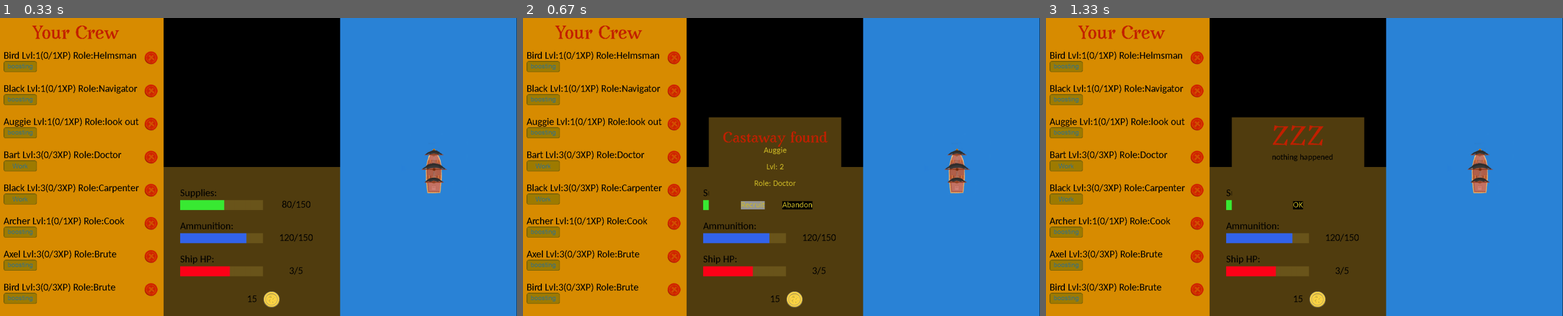
Above: before the commit, frames 1-3 (left to right).
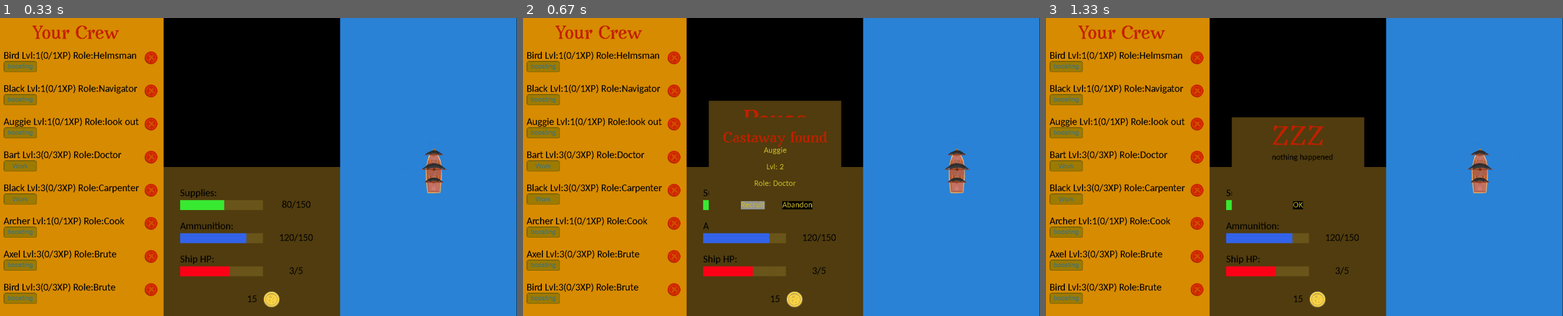
Above: after the commit, the same moments.

Repository: coffeemakingtoaster/Pyrates-pygame30
Game: pygame game, started from src/game_ui.py
Same seed, same stepped clock (60 frames per second), same inputs: the game is played once before the commit and once after it.
Inputs (mouse positions are in pixels of both pictures, inside the frame that each line leads up to):
- Up to frame 1 (0.33 s): no input
- Up to frame 2 (0.67 s): hold Esc from 0.33 s (still down); hold A from 0.33 s (still down)
- Up to frame 3 (1.33 s): release Esc at 0.87 s; release A at 0.87 s; click (1320, 205) at 0.95 s; hold 0 from 1.23 s (still down); hold A from 1.23 s (still down)

Frame 1 is identical in both runs. In frame 2, 1.6% of the frame differs, in the area x 35-62%, y 27-71%; in frame 3, nothing differs.

Commit message:
added pause menu and save function

Diff:
--- a/src/game_logic.py
+++ b/src/game_logic.py
@@ -13,7 +13,12 @@
         self.screen = screen
         self.speed_boost = 0
 
-
+    def write_savegame(self):
+        savepath = os.path.join(self.path,"savegame")
+        self.write_crew()
+        f = open(os.path.join(savepath,"savegame.json"),"w")
+        f.write(json.dumps({"gold":self.gold,"supplies":self.supplies,"ammunition":self.ammunition,"game_tick":self.current_tick,"ship_HP":self.ship_HP}))
+        f.close()
 
     def read_balance(self):
         f = open(os.path.join(self.path,"balancing.json"))
--- a/src/game_ui.py
+++ b/src/game_ui.py
@@ -112,9 +112,6 @@
                     island = {"island_id": random.randint(0,100), "island_values": {"x": 2375, "y": 437, "size": 0, "type": 4, "visited": False}}
                 if event.key == pygame.K_b:
                     island = {"island_id": random.randint(0, 100),"island_values": {"x": 2375, "y": 437, "size": 0, "type": 2, "visited": False}}
-                if event.key == pygame.K_ESCAPE and UI_is_blocked:
-                    popup.delete_popup(frame, current_game)
-                    UI_is_blocked = False
                 if event.key == pygame.K_0:
                     if is_night is True:
                         is_night = False
@@ -135,6 +132,12 @@
                     popup = current_game.island_event(type=4, size=2)
                     if popup:
                         UI_is_blocked = True
+            if event.type == pygame.KEYDOWN:
+                if event.key == pygame.K_ESCAPE:
+                    popup = ui_helper.popup_window(type=5)
+                    frame.blit(popup.get_surf(), popup.get_surf().get_rect(center=(800, 450)))
+                    popup.set_offset(800, 450)
+                    UI_is_blocked = True
 
             # Quit
             if event.type == pygame.QUIT:
--- a/src/map.py
+++ b/src/map.py
@@ -43,5 +43,13 @@
                                     size_dic.get(island.get("size")), size_dic.get(island.get("size")))
         if island_hitbox.colliderect(1340,440,20,20):
             #print("Collision")
+            island["visited"] = True
+            write_map(map)
             return {"island_id":i,"island_values":island}
     i+=1
+
+
+def write_map(map):
+    f = open(os.path.join(os.getcwd(),"data","savegame","map.json"),"w")
+    f.write(json.dumps(map))
+    f.close()
--- a/src/ui_helper.py
+++ b/src/ui_helper.py
@@ -1,6 +1,7 @@
 import pygame
 import os
 import json
+import sys
 
 #returns surface with bars for all resources and a gold icon
 def draw_resources(current_savegame):
@@ -82,6 +83,32 @@
             self.init_recruit_screen(event_values,crew)
         elif type==4:
             self.init_yes_no_screen()
+        elif type==5:
+            self.init_pause_screen()
+
+
+    def init_pause_screen(self):
+        self.window_size = (400,400)
+        self.state = True
+        surf = pygame.Surface(self.window_size)
+        surf.fill(self.popup_background)
+        caption_render = self.Caption.render("Pause", False, self.caption_color)
+        caption_rec = caption_render.get_rect(center=(self.window_size[0] / 2, 65))
+        resume_button = self.message_text.render("Resume",False,(0,0,0))
+        save_button = self.message_text.render("Save game",False,(0,0,0))
+        quit_button = self.message_text.render("Save and Quit",False,(0,0,0))
+        resume_button_rect = resume_button.get_rect(center=(self.window_size[0]/2,125))
+        save_button_rect = save_button.get_rect(center=(self.window_size[0]/2,225))
+        quit_button_rect = quit_button.get_rect(center=(self.window_size[0]/2,325))
+        pygame.draw.rect(surf, self.caption_color, resume_button_rect)
+        pygame.draw.rect(surf, self.caption_color, save_button_rect)
+        pygame.draw.rect(surf, self.caption_color, quit_button_rect)
+        surf.blit(caption_render,caption_rec)
+        surf.blit(resume_button,resume_button_rect)
+        surf.blit(save_button,save_button_rect)
+        surf.blit(quit_button,quit_button_rect)
+        self.buttons = [{"button_text": "Resume", "hitbox": resume_button_rect},{"button_text": "Save", "hitbox": save_button_rect},{"button_text":"Exit","hitbox":quit_button_rect}]
+        self.surf = surf
 
     def init_yes_no_screen(self):
         self.state = True
@@ -217,7 +244,7 @@
                     self.delete_popup(screen,game)
                     self.init_status_update(outcome,details)
                     self.state = False
-                elif button["button_text"]=="Flee" or button["button_text"]=="Abandon" or button["button_text"]=="Keep":
+                elif button["button_text"]=="Flee" or button["button_text"]=="Abandon" or button["button_text"]=="Keep" or button["button_text"]=="Resume":
                     print("we out")
                     self.delete_popup(screen, game)
                     self.surf = None
@@ -233,6 +260,14 @@
                     self.delete_popup(screen, game)
                     self.surf = None
                     self.state = False
+                elif button["button_text"]=="Save" or button["button_text"]=="Exit":
+                    game.write_savegame()
+                    if button["button_text"] == "Exit":
+                        sys.exit(0)
+                    self.delete_popup(screen, game)
+                    self.surf = None
+                    self.state = False
+
                 return True
         return False
 
